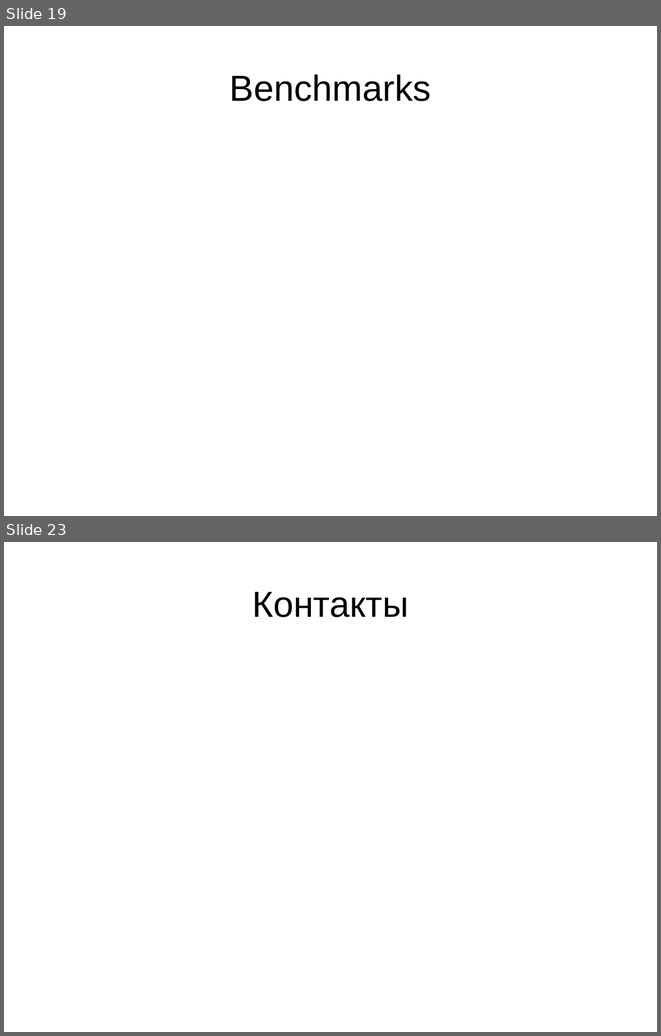
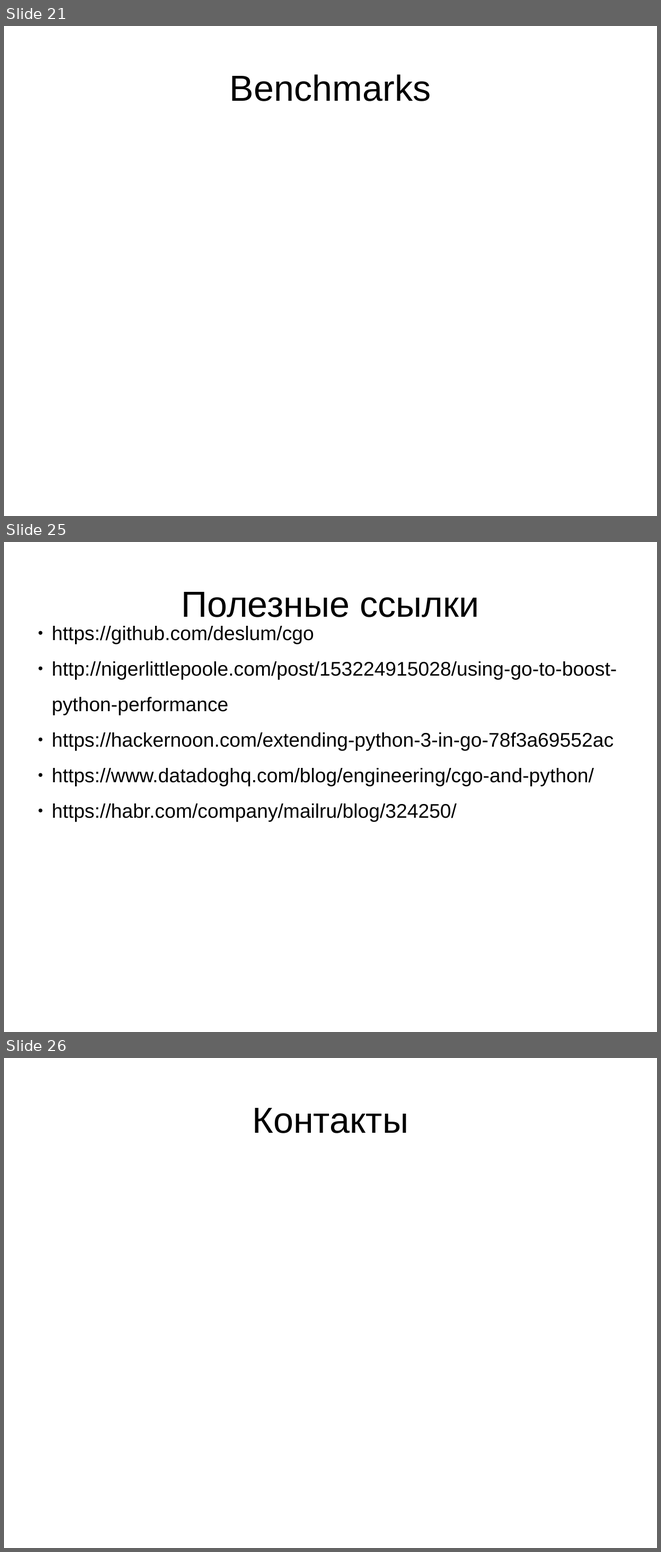
Before and after one commit to deslum/gopipe, a slide deck: presentation.odp. Shown one above the other, each under a label of ours: slides 19 and 23 before the commit, slides 21, 25 and 26 after it; the slides between them are not shown. The pictures are 661x1036 and 661x1552 pixels, drawn with LibreOffice and Linux fonts; fonts in the diff are those of the drawing. Boxes give left, top, right and bottom in pixels: in the first picture for what was removed or moved away, otherwise in the second. Text is boxed around its words. In the diff, an @@ line names an element or a change of style, - is before the commit and + after.

```diff
--- a/presentation.odp
+++ b/presentation.odp
@@ slide 25 added at <box>4,542,657,1032</box>, background #FFFFFF @@
@@ title added at <box>182,592,479,617</box>, 44 pt, text #000000 @@
+Полезные ссылки
@@ text added at <box>52,626,617,822</box>, 24 pt, text #000000 @@
+● https://github.com/deslum/cgo
+● http://nigerlittlepoole.com/post/153224915028/using-go-to-boost-python-performance
+● https://hackernoon.com/extending-python-3-in-go-78f3a69552ac
+● https://www.datadoghq.com/blog/engineering/cgo-and-python/
+● https://habr.com/company/mailru/blog/324250/
@@ what was slide 19 is now slide 21 @@
@@ what was slide 23 is now slide 26 @@
```
Also in this commit, not shown: 8 slides changed, 11 other slides added, 9 slides removed, 9 other files.
